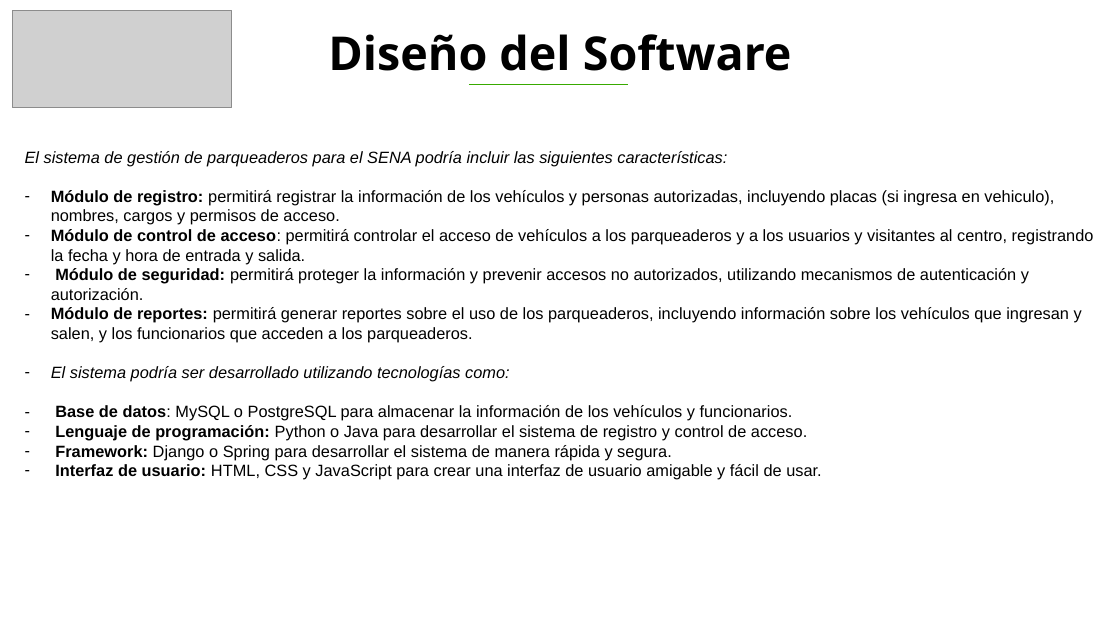
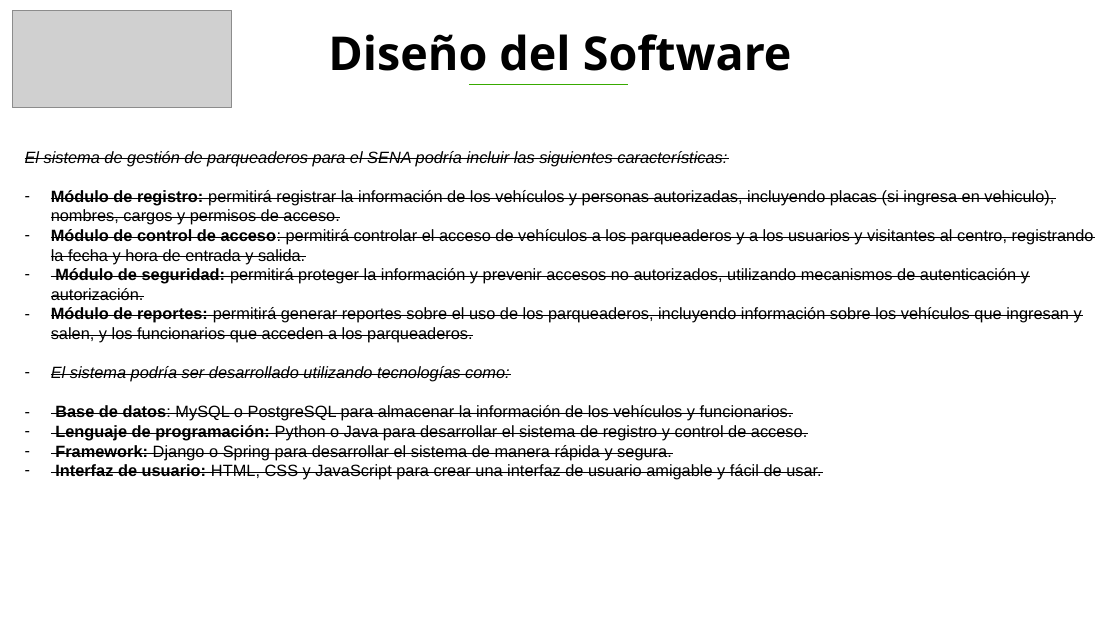
Before and after one commit to scrumteamlmack/Repositorio-de-equipo-3, a slide deck: slide 7 of Arquitectura de software/L-MACK/SUTENTACION 3B L-MACK.pptx. Drawn at 1120x630 pixels with LibreOffice and Linux fonts; fonts in the diff are those of the drawing; grey boxes stand for pictures; background and template pictures are left out. Boxes give left, top, right and bottom in pixels: in the first picture for what was removed or moved away, otherwise in the second. Text is boxed around its words. In the diff, an @@ line names an element or a change of style, - is before the commit and + after.

Commit message:
Docs: correccion

```diff
--- a/Arquitectura de software/L-MACK/SUTENTACION 3B L-MACK.pptx
+++ b/Arquitectura de software/L-MACK/SUTENTACION 3B L-MACK.pptx
@@ text "El sistema de gestión de ..." at [25,151,1094,480]: strikethrough on @@
```
